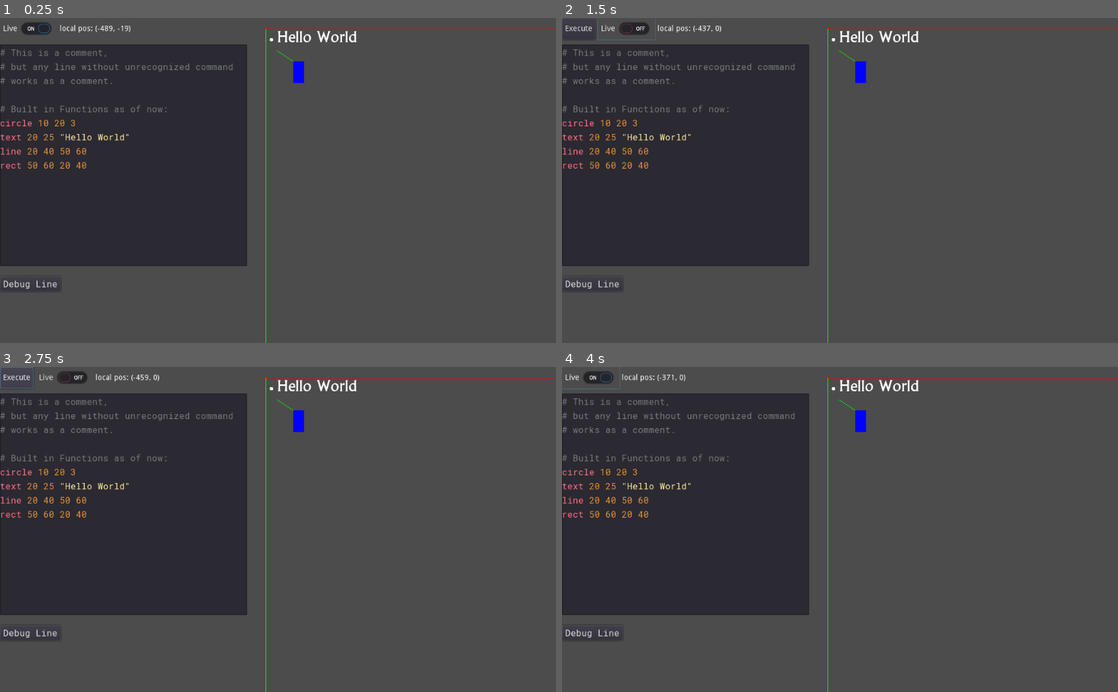
Above: before the commit, frames 1-4 (two rows, left to right).
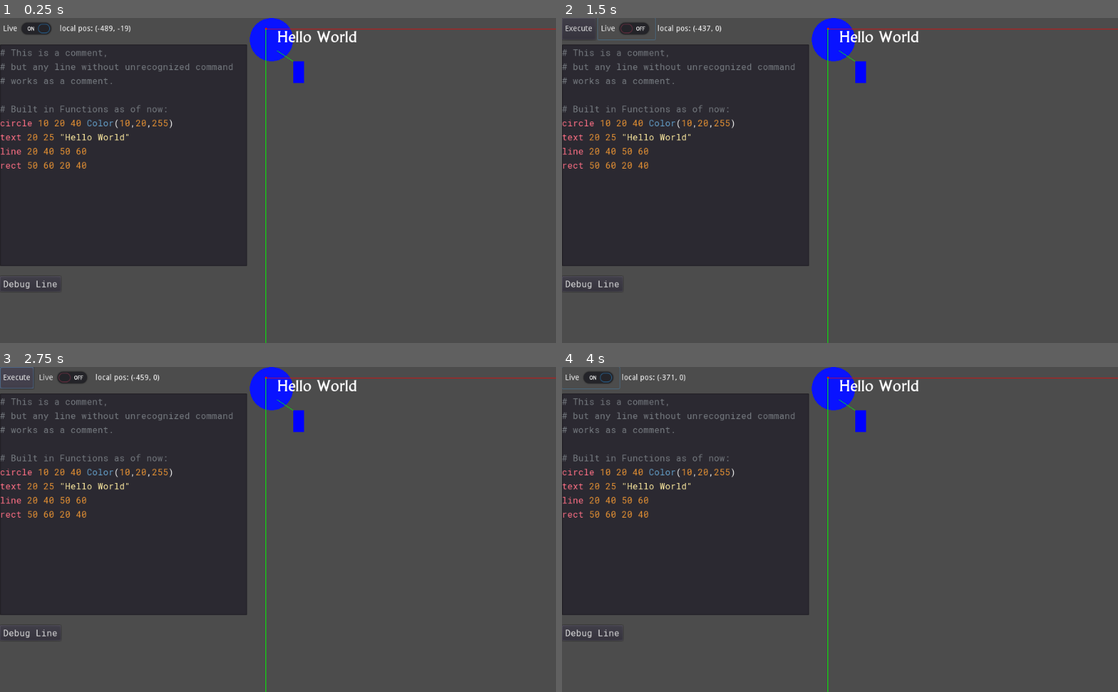
Above: after the commit, the same moments.

Repository: AnilBK/InteractiveProgramming
Game: Godot game, scene res://Shapes.tscn
The game is run twice, just before and just after one commit, with the same random seed, the same clock (stepped at 60 frames per second) and the same inputs.
Inputs:
- Up to frame 1 (0.25 s): no input
- Up to frame 2 (1.5 s): click "Debug Line" at 0.5 s; click "Live" at 1.25 s
- Up to frame 3 (2.75 s): click "Execute" at 2 s
- Up to frame 4 (4 s): click "Execute" at 2.75 s; click "Live" at 3.5 s

The runs differ from the first frame. In frame 1, 0.9% of the frame differs, in the area x 12-53%, y 0-34%; in frame 2, 0.9%; in frame 3, 0.9%; in frame 4, 0.9%.

Commit message:
An extremely dirty parser which parses color.

Diff:
--- a/Parser.gd
+++ b/Parser.gd
@@ -49,6 +49,34 @@
 
 	return params
 
+static func parse_color(line : String):
+	var valid : bool = true
+	var color : Color = Color(255, 255, 255)
+	var color_start : int = -1
+	var color_len : int = -1
+	var colors_str : String = ""
+
+	if "Color(" in line:
+		color_start = line.find("Color(")
+		var color_end = line.find(")", color_start)
+		if color_end == -1:
+			valid = false
+		else:
+			color_len = color_end - color_start + 1
+			colors_str = line.substr(color_start, color_len)
+			var colors_arr = colors_str.split(",")
+			if colors_arr.size() != 3:
+				valid = false
+			else:
+				var r = int(colors_arr[0])
+				var g = int(colors_arr[1])
+				var b = int(colors_arr[2])
+				color = Color8(r, g, b)
+	else:
+		valid = false
+
+	return {"valid" : valid, "color" : color, "start" : color_start, "len" : color_len,
+			"colors_str" : colors_str}
 
 # Returns the function name and parameters.
 # For eg:
@@ -56,6 +84,18 @@
 #   text 10 20 \"Hello World\" -> [text, 10, 20, Hello World]
 static func parse_line(line : String):
 	line = line.strip_edges()
+
+	# Get the color directly from a string,
+	# Just Hacky Workaround, because this parser is really bad.
+	# that means we don't really care where this color function is called in a line,
+	# we just directly parse it immediately.
+	var parsed_color = parse_color(line)
+	if parsed_color.valid:
+		#temporarily remove the color from string,
+		#so we shouldn't parse in the next steps below.
+		line.erase(parsed_color.start, parsed_color.len)
+		line = line.strip_edges(false, true)
+
 	var contents = []
 
 	var line_contains_string = "\"" in line
@@ -64,6 +104,8 @@
 	else:
 		contents = _no_string_split(line)
 
+	if parsed_color.valid:
+		contents.append(parsed_color.colors_str)
 
 	return contents
 
@@ -78,16 +120,21 @@
 	var x : float = 0.0
 	var y : float = 0.0
 	var rad : float = 0.0
-	var color : Color = Color(255, 255, 255)
-
-	if params.size() != 4 and params.size() != 5:
+	var _color : Color = Color(255, 255, 255)
+
+	var line = String(" ").join(params)
+	var parsed_color = parse_color(line)
+	if parsed_color.valid:
+		_color = parsed_color.color
+
+	if params.size() < 4:
 		valid = false
 	else:
 		x = float(params[1])
 		y = float(params[2])
 		rad = float(params[3])
 
-	return {"valid" : valid, "x" : x, "y" : y, "rad" : rad, "color" : color}
+	return {"valid" : valid, "x" : x, "y" : y, "rad" : rad, "color" : _color}
 
 
 static func _parse_rect(params) -> Dictionary:
--- a/Shapes.gd
+++ b/Shapes.gd
@@ -91,6 +91,9 @@
 	live = $HBoxContainer/Live.pressed
 	$HBoxContainer/Generate.visible = not live
 
+	var str1 = "circle 10 20 40 Color(10,20,255)"
+	print(Parser.parse_color(str1))
+
 	_on_Program_text_changed()
 
 	add_syntax_highlighting()
--- a/Shapes.tscn
+++ b/Shapes.tscn
@@ -45,7 +45,7 @@
 # works as a comment.
 
 # Built in Functions as of now:
-circle 10 20 3
+circle 10 20 40 Color(10,20,255)
 text 20 25 \"Hello World\"
 line 20 40 50 60
 rect 50 60 20 40
